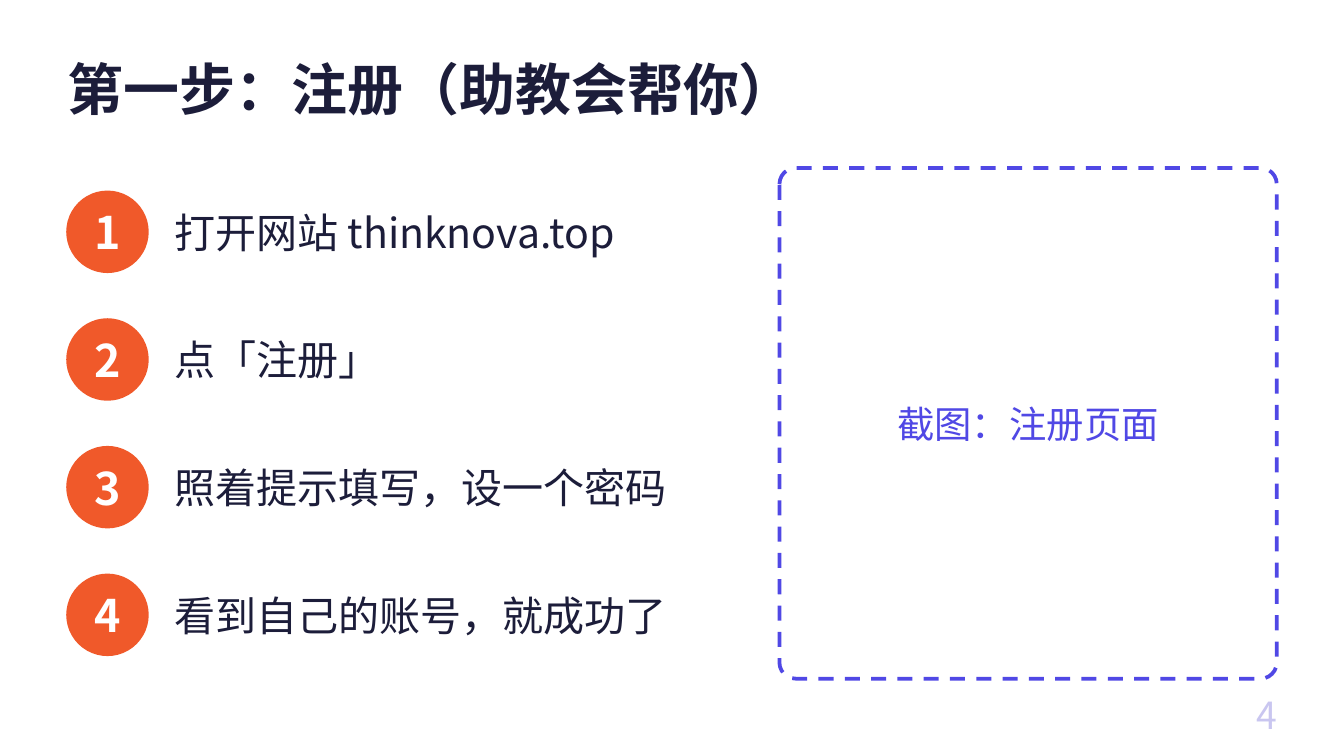
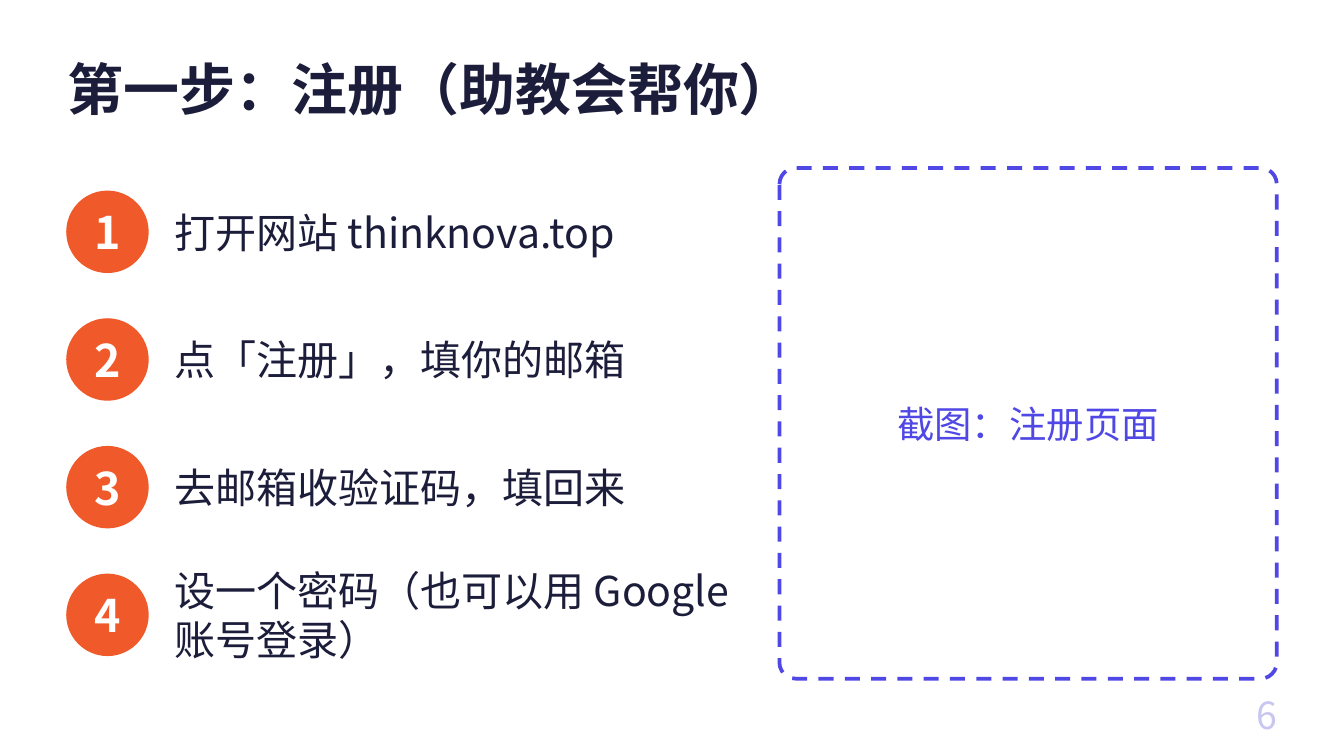
Before and after one commit to freyhuang-11/thinknova-memory, a slide deck: slide 6 of courses/CC长者课_AI情绪焕新/AI情绪焕新_长者课.pptx (slide 4 before the commit). Drawn at 1344x756 pixels with LibreOffice and Linux fonts; fonts in the diff are those of the drawing. Boxes give left, top, right and bottom in pixels: in the first picture for what was removed or moved away, otherwise in the second. Text is boxed around its words. In the diff, an @@ line names an element or a change of style, - is before the commit and + after.

```diff
--- a/courses/CC长者课_AI情绪焕新/AI情绪焕新_长者课.pptx
+++ b/courses/CC长者课_AI情绪焕新/AI情绪焕新_长者课.pptx
@@ text at [175,340,626,379]: text changed @@
-点「注册」
+点「注册」，填你的邮箱
@@ text at [175,468,626,507]: text changed @@
-照着提示填写，设一个密码
+去邮箱收验证码，填回来
@@ text at [175,571,729,659]: text changed @@
-看到自己的账号，就成功了
+设一个密码（也可以用 Google 账号登录）
@@ page number at [1256,701,1277,729]: text changed @@
-4
+6
```
Also in this commit, not shown: 8 other slides changed, 16 slides added, 1 slide removed, 7 other files.
